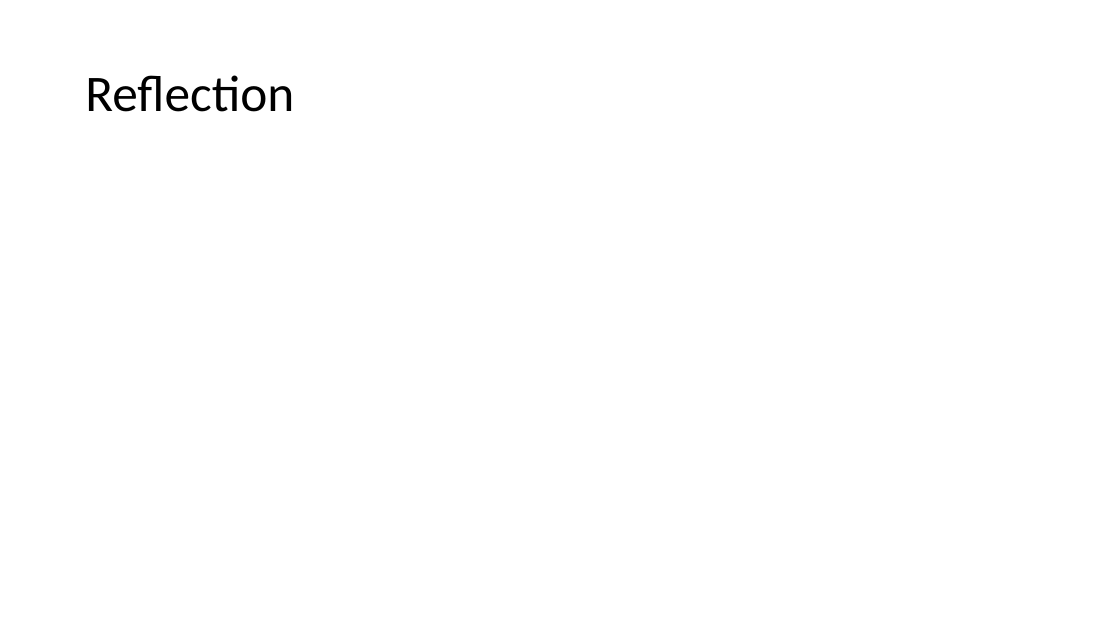
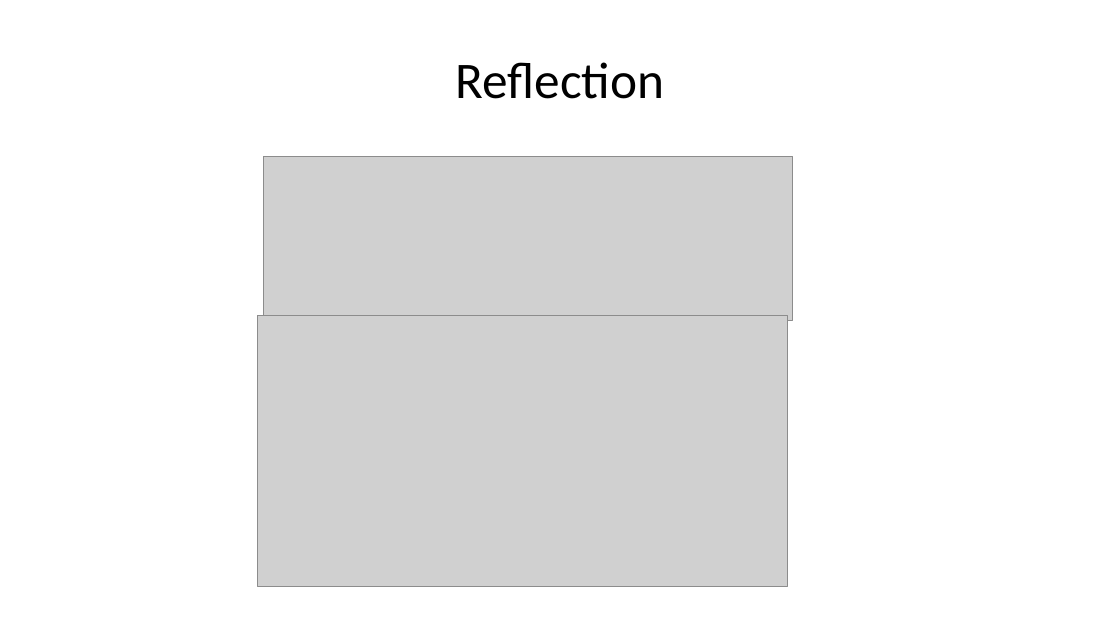
Before and after one commit to doubleSlashde/brownbagLunchCloneObjectsInJava, a slide deck: slide 7 of Klonen von Objekten in Java.pptx (slide 8 before the commit). Drawn at 1120x630 pixels with LibreOffice and Linux fonts; fonts in the diff are those of the drawing; grey boxes stand for pictures. Boxes give left, top, right and bottom in pixels: in the first picture for what was removed or moved away, otherwise in the second. Text is boxed around its words. In the diff, an @@ line names an element or a change of style, - is before the commit and + after.

```diff
--- a/Klonen von Objekten in Java.pptx
+++ b/Klonen von Objekten in Java.pptx
@@ title "Reflection": place and size @@
-title "Reflection" at <box>85,75,294,112</box>
+title "Reflection" at <box>455,62,664,99</box>
@@ title "Reflection" at <box>455,62,664,99</box>: alignment left to centre; line spacing 0.9 to 1 @@
@@ picture added at <box>264,156,793,320</box> @@
@@ picture added at <box>258,315,787,586</box> @@
```
Also in this commit, not shown: 6 other slides changed, 4 slides added, 3 slides removed, 2 other files.
